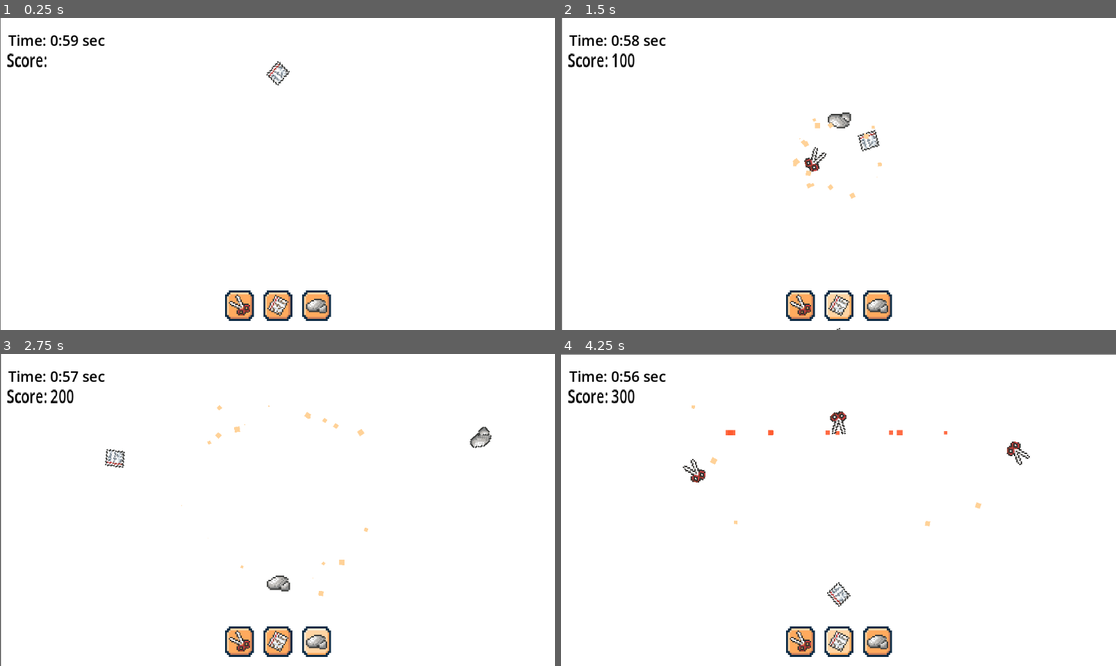
Above: before the commit, frames 1-4 (two rows, left to right).
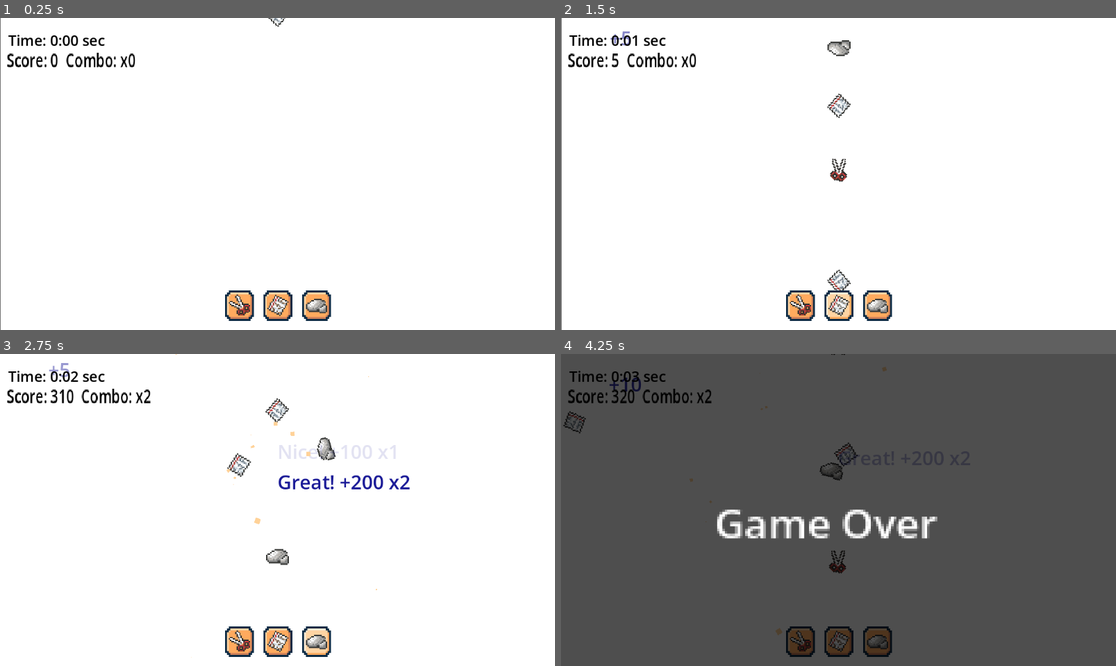
Above: after the commit, the same moments.

Repository: WebsterMiguelle/UnnamedRPS_MockProject
Game: Godot game, scene res://Scenes/Main.tscn
Two runs of this game, one before a commit and one after it. Both use one fixed random seed, a clock stepped at 60 frames per second and the inputs below.
Inputs (mouse positions are in pixels of both pictures, inside the frame that each line leads up to):
- Up to frame 1 (0.25 s): no input
- Up to frame 2 (1.5 s): click (799, 305) at 0.5 s; click (838, 305) at 1.25 s
- Up to frame 3 (2.75 s): click (316, 641) at 2 s
- Up to frame 4 (4.25 s): click (799, 641) at 2.75 s; click (838, 641) at 3.52 s

The runs differ from the first frame. In frame 1, 0.5% of the frame differs, in the area x 9-53%, y 0-22%; in frame 2, 1.8%; in frame 3, 2.6%; in frame 4, 99%, in the area x 0-100%, y 0-100%.
Error after the commit: Invalid assignment of property or key 'visible' with value of type 'bool' on a base object of type 'null instance'. (res://Scripts/background.gd:99)

Commit message:
Add files via upload

Diff:
--- a/Scripts/background.gd
+++ b/Scripts/background.gd
@@ -3,17 +3,23 @@
 @onready var triangle_scene = preload("res://Scenes/triangle.tscn")
 @onready var square_scene = preload("res://Scenes/square.tscn")
 @onready var circle_scene = preload("res://Scenes/circle.tscn")
+
 @onready var game_over_screen = get_node("CanvasLayer/Game Over Screen")
+@onready var score_label = $CanvasLayer2/Score
+@onready var dark_overlay = $CanvasLayer/DarkOverlay
+@onready var pause_screen = $"CanvasLayer/Pause Screen"
+
 @onready var enemy_timer: Timer = $"Enemy Timer"
 @onready var shake_camera: Camera2D = $ShakeCamera
 @onready var clash_particles = preload("res://Scenes/clash_particles.tscn")
 @onready var draw_particles = preload("res://Scenes/draw_particles.tscn")
-const PLAYER_LINE_Y = 400
-const ENEMY_LINE_Y = 100
+
 
 @export var player_speed := 300
 @export var player_acceleration := 20
 
+@export var enemy_speed := 150
+@export var points_per_win: int = 100
 @export var initial_enemy_speed := 800:
 	set(value):
 		initial_enemy_speed = clamp(value,800,1600)
@@ -25,18 +31,81 @@
 	set(value):
 		enemy_spawn_rate = clamp(value,1.0,3.0)
 
-@onready var score_label = $CanvasLayer2/Score
+var draw_words = [
+	"Draw!",
+	"Tie!",
+	"LOL!",
+	"REALLY!",
+	"SERIOSLY!",
+	"CUTE!",
+	"IDIOT!"
+]
+var hype_words = [
+	"Nice!",
+	"Great!",
+	"Awesome!",
+	"Amazing!",
+	"Excellent!",
+	"Unstoppable!",
+	"Legendary!"
+]
+
+var time_score_rate := 5  # points per second
+var time_accumulator := 0.0
+var combo: int = 0
 var player_score: int = 0
-@export var points_per_win: int = 100
-
-func _ready() -> void:
-	var node = get_node('')
+var enemySpawnDelay: float = 2.0  # seconds between enemy spawns
+var enemy_spawn_timer: float = 0.0
+
+const PLAYER_LINE_Y = 400
+const ENEMY_LINE_Y = 100
+
+func get_hype_word():
+	var index = min(combo - 1, hype_words.size() - 1)
+	return hype_words[index]
+
+func get_draw_word():
+	return draw_words[randi() % draw_words.size()]
+
+func spawn_score_popup(text, position, color := Color.WHITE):
+	var label = Label.new()
+	label.text = text
+	label.add_theme_font_size_override("font_size", 40)
+	label.modulate = Color.YELLOW
+	label.position = position
+
+	if combo <= 2:
+		label.modulate = Color.DARK_BLUE
+	elif combo <= 4:
+		label.modulate = Color.DARK_VIOLET
+	elif combo <= 6:
+		label.modulate = Color.ORANGE
+	elif combo <= 8:
+		label.modulate = Color.RED
+	else:
+		label.modulate = Color.MAGENTA
+
+	add_child(label)
+
+	var tween = create_tween()
+	tween.parallel().tween_property(label, "position:y", label.position.y - 80, 1.0)
+	tween.parallel().tween_property(label, "modulate:a", 0, 1.0)
+	tween.tween_callback(label.queue_free)
+
+func _ready():
+	#var node = get_node('')
 	enemy_timer.wait_time = enemy_spawn_rate
 	enemy_headstart()
-
+	pause_screen.visible = false
+
+func _input(event):
+	if event is InputEventKey and event.pressed and event.keycode == KEY_SPACE:
+		get_tree().paused = !get_tree().paused
+		pause_screen.visible = get_tree().paused
+		print("Paused" if get_tree().paused else "Resumed")
 
 func update_score_label():
-	score_label.text = "Score: %d" % player_score
+	score_label.text = "Score: %d  Combo: x%d" % [player_score, combo]
 
 func _on_scissors_pressed():
 	print("Spawning Triangle")
@@ -50,57 +119,73 @@
 	print("Spawning Rock")
 	spawn_shape(circle_scene, $"CanvasLayer/HBoxContainer/Rock")
 
-
 func spawn_shape(shape_scene, button_node):
-
-	#1. INSTANTIATE
 	var shape = shape_scene.instantiate()
-
-
-	#2. POSITIONING
+	@warning_ignore("unused_variable")
 	var button_pos = button_node.get_global_position()
 	#shape.position = Vector2(get_viewport_rect().size.x / 2, PLAYER_LINE_Y)  # same Y for horizontal line
 	var start_x = get_viewport_rect().size.x / 2
-	var start_y = get_viewport_rect().size.y + 50  # bottom of screen
+	var start_y = get_viewport_rect().size.y - 50  # bottom of screen
 	shape.position = Vector2(start_x, start_y)
-
-	#3. SETTING PARAMETERS
-	shape.setup(player_speed,player_acceleration,0)
-
-	#4. ADD CHILD
+	if shape.has_method("setup"):
+		shape.setup(player_speed, player_acceleration, 0)
+
 	shape.add_to_group("players")
 	add_child(shape)
-	#animate_up(shape)
+
+
+
 
 func _process(delta):
+
+	if get_tree().paused:
+		return
+	time_accumulator += delta
+	if time_accumulator >= 1.0:
+		var seconds_passed = int(time_accumulator)
+
+		var gained = time_score_rate * seconds_passed * max(1, combo)
+		player_score += gained
+
+		#player_score += time_score_rate * seconds_passed
+		time_accumulator -= seconds_passed
+		spawn_score_popup("+%d" % gained, Vector2(100, 50), Color(0.8, 0.8, 1))
+
+	update_score_label()
+
+	enemy_spawn_timer += delta
+	if enemy_spawn_timer >= enemy_spawn_rate:
+		spawn_enemy_top()
+		enemy_spawn_timer = 0.0
+
 	for player in get_tree().get_nodes_in_group("players"):
-		if player.position.y < 600:
-			player.speed += player.acceleration
-		player.position.y -= player.speed * delta
+		player.position.y -= player_speed * delta
 		check_clash(player)
-		if player.position.y < -50:  # off top of screen
+		if player.position.y < -50:
 			player.queue_free()
 
 	for enemy in get_tree().get_nodes_in_group("enemies"):
-		if enemy.speed > final_enemy_speed:
-			enemy.speed -= enemy.decceleration
-		enemy.position.y += enemy.speed * delta  # move down
-		if enemy.position.y > get_viewport_rect().size.y + 50:
-			if enemy.is_clashed == false:
-				show_game_over()
-			enemy.queue_free()
+		if enemy.position.y > get_viewport_rect().size.y:
+			show_game_over()
+			return
+
+	enemy_spawn_timer += delta
+	if enemy_spawn_timer >= enemy_spawn_rate:
+		spawn_enemy_top()
+		enemy_spawn_timer = 0.0
 
 func animate_up(shape):
 	var tween = create_tween()
 	tween.tween_property(shape, "position:y", shape.position.y - 50, 0.5)
 
-
-func spawn_enemy_top(value):
-	#Value: if -1, default spawning, else, intentionally spawn desired shape at will
-
-	#1. CHOOSE SHAPE
+func animate_enemy_down(enemy):
+	var bottom_y = get_viewport_rect().size.y + 60
+	var tween = create_tween()
+	tween.set_pause_mode(Tween.TWEEN_PAUSE_STOP)
+	tween.tween_property(enemy, "position:y", bottom_y, 5)
+
+func spawn_enemy_top(value: int = -1):
 	var shape_scene
-
 	if value == -1:
 		var rand = randi() % 3
 		match rand:
@@ -113,115 +198,115 @@
 			1: shape_scene = square_scene
 			2: shape_scene = circle_scene
 
-	#2. INSTANTIATE
 	var enemy = shape_scene.instantiate()
+	if enemy.has_method("setup"):
+		enemy.setup(initial_enemy_speed, 0, enemy_decceleration)
 	enemy.add_to_group("enemies")
-
-	#3. POSITIONING
-	var center_x = get_viewport_rect().size.x / 2
-	#enemy.position = Vector2(center_x, ENEMY_LINE_Y)
-	enemy.position = Vector2(center_x, -50)
+	enemy.position = Vector2(get_viewport_rect().size.x / 2, -50)
 	enemy.scale.y = -1
-
-	#4. SETTING PARAMETERS
-	enemy.setup(initial_enemy_speed,0,enemy_decceleration)
-
-	#5. ADD CHILD
-	enemy.add_to_group("enemies")
 	add_child(enemy)
-	#animate_enemy_down(enemy)
-
-func enemy_headstart(): #Start the Game with Enemy Advantage
+	animate_enemy_down(enemy)
+
+func enemy_headstart():
 	spawn_enemy_top(-1)
 	await get_tree().create_timer(0.8).timeout
 	spawn_enemy_top(-1)
 
-func animate_enemy_down(enemy):
-	var bottom_y = get_viewport_rect().size.y + 60
-	var tween = create_tween()
-	#tween.tween_property(enemy, "position:y",PLAYER_LINE_Y - 50, 3)  # moves downward in a line
-	tween.tween_property(enemy, "position:y", bottom_y, 5)
+	#var center_x = get_viewport_rect().size.x / 2
+	#enemy.position = Vector2(center_x, ENEMY_LINE_Y)
+	#enemy.position = Vector2(center_x, -50)
+
+
+
 
 func check_clash(player_shape):
 	for enemy in get_tree().get_nodes_in_group("enemies"):
 		if player_shape.global_position.distance_to(enemy.global_position) < 40 and player_shape.is_clashed == false:
-
-
-			#MARKED AS CLASHED
 			enemy.is_clashed = true
 			player_shape.is_clashed = true
-
-			#CHECK RPS STATUS
 			resolve_rps(player_shape.type_name, enemy.type_name, player_shape.global_position)
 
-			#SHAKE EFFECT
-			shake_camera.add_trauma(0.8)
-
-			#SLOW MOTION EFFECT
+			var shake_power = clamp(0.5 + combo * 0.1, 0.5, 2.0)
+			shake_camera.add_trauma(shake_power)
 			var tween = create_tween()
 			tween.tween_property(Engine, "time_scale", 0.1, 0)
 			tween.tween_property(Engine, "time_scale", 1, 0.1)
 
-			#THROW SHAPES OFF-SCREEN
+
+			# Throw shapes off screen
 			var rotation_speed = randi_range(360,720)
 			var y_offset = randi_range(-300,300)
 			var x_target = get_viewport_rect().size.x + 200
 			var x_target2 = get_viewport_rect().size.x - 1200
 
-
 			var enemy_tween = create_tween()
 			enemy_tween.parallel().tween_property(enemy, "position:x", x_target, 0.8)
 			enemy_tween.parallel().tween_property(enemy, "position:y", enemy.position.y + y_offset, 0.8)
 			enemy_tween.parallel().tween_property(enemy, "rotation_degrees", enemy.rotation_degrees + rotation_speed, 0.8)
-
 			enemy_tween.tween_callback(enemy.queue_free)
 
 			var player_tween = create_tween()
 			player_tween.parallel().tween_property(player_shape, "position:x", x_target2, 0.8)
 			player_tween.parallel().tween_property(player_shape, "position:y", player_shape.position.y + y_offset, 0.8)
 			player_tween.parallel().tween_property(player_shape, "rotation_degrees", player_shape.rotation_degrees + rotation_speed, 0.8)
-
 			player_tween.tween_callback(player_shape.queue_free)
 
 
-func resolve_rps(player_type, enemy_type, position):
+@warning_ignore("shadowed_variable_base_class")
+func resolve_rps(player_type, enemy_type, position: Vector2 = Vector2(-1,-1)):
 	if player_type == enemy_type:
 		print("Draw!")
-
-		#EMIT DRAW PARTICLE
+		combo = 0
+
 		var particle = draw_particles.instantiate()
-		particle.position =  position
-
+		particle.position = position
 		add_child(particle)
+
+		var draw_text = get_draw_word()
+		spawn_score_popup(draw_text, position, Color.CYAN)
+
+
+		update_score_label()
+
 	elif (player_type == "Triangle" and enemy_type == "Square") or \
 		 (player_type == "Square" and enemy_type == "Circle") or \
 		 (player_type == "Circle" and enemy_type == "Triangle"):
 		print("Player Wins!")
-
-		#EMIT CLASH PARTICLE
-		var particle = clash_particles.instantiate()
-		particle.position =  position
-		add_child(particle)
-		player_score += points_per_win
+		if position != Vector2(-1,-1):
+			var particle = clash_particles.instantiate()
+			particle.position = position
+			particle.amount = 10 + combo * 3
+			add_child(particle)
+
+		combo += 1
+		var gained_points = points_per_win * combo
+		player_score += gained_points
 		update_score_label()
+
+		var hype = get_hype_word()
+		var popup_text = "%s +%d x%d" % [hype, gained_points, combo]
+
+		spawn_score_popup(popup_text, position)
+
+		var shake_power = clamp(0.5 + combo * 0.1, 0.5, 2.0)
+		shake_camera.add_trauma(shake_power)
 
 	else:
 		print("Player Loses!")
+		combo = 0
 		show_game_over()
-
 
 func _on_enemy_timer_timeout() -> void:
 	var chance = randf()
-	if chance <= 0.3: # 30% Chance to Spawn a Triplet
+	if chance <= 0.3:
 		var rand = randi() % 3
 		spawn_enemy_top(rand)
 		await get_tree().create_timer(0.3).timeout
 		spawn_enemy_top(rand)
 		await get_tree().create_timer(0.3).timeout
 		spawn_enemy_top(rand)
-	else: #70% Chance to Spawn a Randomized Projectile
+	else:
 		spawn_enemy_top(-1)
-
 
 func show_game_over():
 	game_over_screen.visible = true
@@ -229,10 +314,7 @@
 	get_tree().paused = true
 
 
-func _on_difficulty_timer_timeout() -> void:
-	initial_enemy_speed += 25
-	final_enemy_speed += 20
-	enemy_spawn_rate -= 0.2
-	enemy_timer.wait_time = enemy_spawn_rate
-	print('Difficulty Up! Initial Enemy Speed: ' + str(initial_enemy_speed)
-	 + ', Final Enemy Speed: ' + str(final_enemy_speed) + ', Spawn Rate: ' + str(enemy_spawn_rate))
+
+func _on_retry_pressed() -> void:
+	get_tree().paused = false
+	get_tree().reload_current_scene()
--- a/Scripts/color_rect.gd
+++ b/Scripts/color_rect.gd
@@ -1,47 +1,81 @@
 extends ColorRect
 
-@export var totalTime: float = 60.0   # total seconds before full black
-@export var darkTime: float = 15.0
+@onready var timerLabel = $"../CanvasLayer/Time Freenzy"
+@onready var dark_overlay :  ColorRect = $"../CanvasLayer/DarkOverlay"
+
+
+@export var time_frenzy: Node
+@export var dayLength: float = 80.0
+@export var nightLength: float = 20.0
+@export var enemySpawnDelay: float = 2.0
+
+var isPaused: bool = false
+var currentCycle: int = 0
+var wasNight := false  # track previous state
+var isNight := false
 var timePassed: float = 0.0
 
-@onready var timerLabel = $"../CanvasLayer/Time Freenzy"
+
+
+func adjustEnemySpawnSpeed(cycleNum: int):
+	# Decrease spawn delay by 10% per cycle, never below 0.2s
+	enemySpawnDelay = max(0.2, enemySpawnDelay * pow(0.9, cycleNum))
+	print("Cycle ", cycleNum, " new spawn delay: ", enemySpawnDelay)
+
+func _ready():
+	print(timerLabel)
+	print(dark_overlay)
 
 func _process(delta):
+	if isPaused:
+		return
+
 	timePassed += delta
-	timePassed = min(timePassed,totalTime)
 
-	var timeLeft = totalTime - timePassed
-	var minute  = int(timeLeft) / 60
-	var seconds = int(timeLeft) % 60
+
+	#Timer Display
+	var minute  = int(timePassed) / 60
+	var seconds = int(timePassed) % 60
 	timerLabel.text = "Time: %d:%02d sec" % [minute,seconds]
 
 
-	var StartdarkTime = totalTime - darkTime
-	var t := 0.0
+	update_day_night()
 
-	if timePassed > StartdarkTime:
-		t = (timePassed - StartdarkTime) / darkTime
+func update_day_night():
 
-		timerLabel.modulate = Color.WHITE
+	var cycle = dayLength + nightLength
+	var cycleTime = fmod(timePassed, cycle)
 
-	else:
-		timerLabel.modulate = Color.BLACK
 
-	t = clamp(t,0.0,1.0)
+	var isNightNow = cycleTime >= dayLength
 
-	# change color from white to black
-	var baseColor = Color(1 - t, 1 - t, 1 - t)
+	if isNightNow and not wasNight:
+		currentCycle += 1
+		adjustEnemySpawnSpeed(currentCycle)
+		print("NEW CYCLE:", currentCycle)
 
-	if timeLeft <= darkTime:
-		baseColor = flash_red(baseColor)
 
-	color = baseColor
 
-func flash_red(baseColor):
-	var flash = abs(sin(Time.get_ticks_msec()* 0.001))
+	dayLength = max(80.0, dayLength * 0.95)
+	nightLength = max(20.0, nightLength * 0.95)
 
-	return Color(
-		baseColor.r,
-		baseColor.g * flash,
-		baseColor.b * flash
-	)
+	wasNight = isNightNow
+
+	var c = dark_overlay.color
+	c.a = lerp(c.a, 0.7 if isNightNow else 0.0, 0.05)
+	dark_overlay.color = c
+	timerLabel.modulate = Color.WHITE if isNightNow else Color.BLACK
+
+
+
+
+
+
+#func flash_red(baseColor):
+	#var flash = abs(sin(Time.get_ticks_msec()* 0.001))
+
+	#return Color(
+		#baseColor.r,
+		#baseColor.g * flash,
+		#baseColor.b * flash
+	#)
